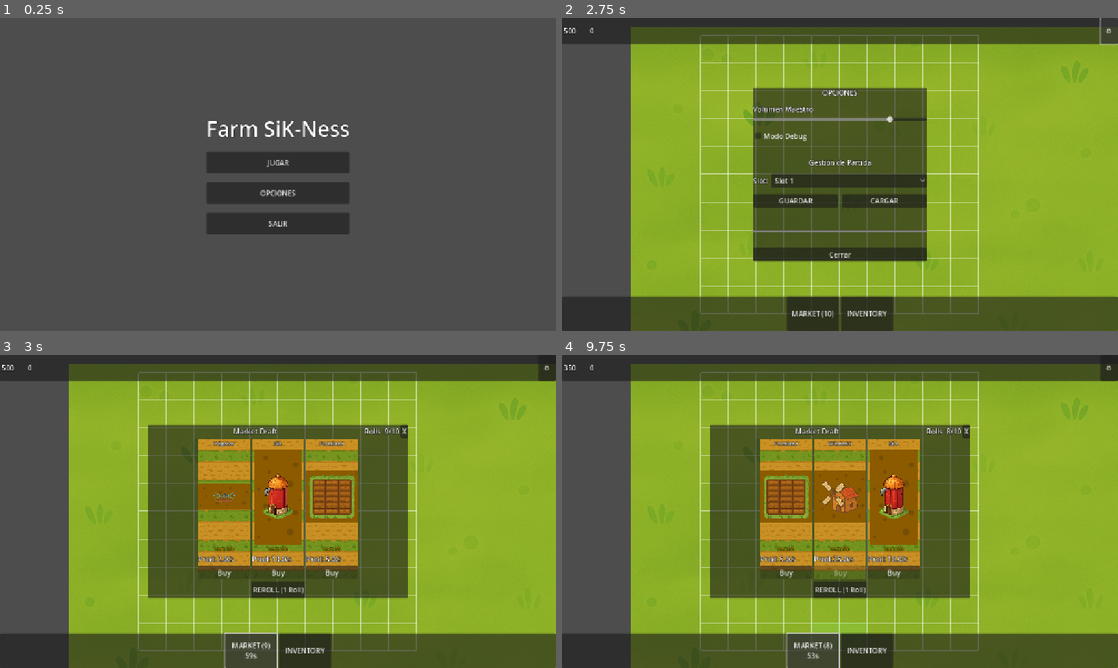
Above: before the commit, frames 1-4 (two rows, left to right).
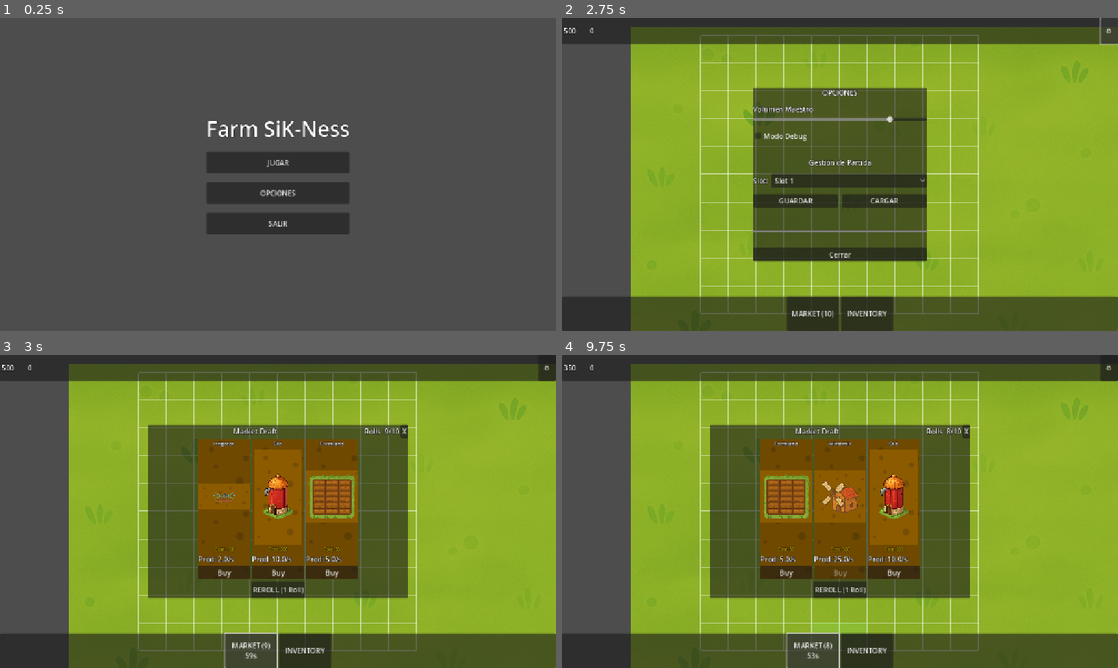
Above: after the commit, the same moments.

Repository: Kavalieri/Farm_SiK-Ness
Game: Godot game, scene res://scenes/ui/screens/MainMenu.tscn
Same seed, same stepped clock (60 frames per second), same inputs: the game is played once before the commit and once after it.
Inputs:
- Up to frame 1 (0.25 s): no input
- Up to frame 2 (2.75 s): click "JUGAR" at 0.5 s; click "NUEVA PARTIDA" at 1.25 s; click "⚙" at 2 s
- Up to frame 3 (3 s): click "MARKET (10)" at 2.75 s
- Up to frame 4 (9.75 s): click "MARKET (9) 59s" at 3.5 s; click "MARKET (9) 58s" at 4.25 s; click "MARKET (9) 57s" at 5 s; click "INVENTORY" at 5.75 s; click "MARKET (9) 56s" at 6.5 s; click "MARKET (9) 55s" at 7.25 s; click "MARKET (9) 54s" at 8 s; click "Buy" at 8.75 s; click "MARKET (9) 53s" at 9.5 s

Frames 1-2 are identical in both runs. In frame 3, 7.1% of the frame differs, in the area x 35-65%, y 26-72%; in frame 4, 6.3%.

Commit message:
fix: update UI card backgrounds to use tiled grid texture #10

Diff:
--- a/project/scripts/ui/components/DraftCard.gd
+++ b/project/scripts/ui/components/DraftCard.gd
@@ -18,10 +18,14 @@
 	production_label.text = "Prod: %.1f/s" % data.base_production
 
 	# Apply background style
-	var bg_texture = load("res://assets/background/vertical.png")
+	var bg_texture = load("res://assets/tiles/1x1-tile.png")
 	if bg_texture:
 		var style = StyleBoxTexture.new()
 		style.texture = bg_texture
+		style.axis_stretch_horizontal = StyleBoxTexture.AXIS_STRETCH_MODE_TILE
+		style.axis_stretch_vertical = StyleBoxTexture.AXIS_STRETCH_MODE_TILE
+		# Add some modulation to make it darker/different if needed, but user just asked for the tile
+		style.modulate_color = Color(0.8, 0.8, 0.8, 1.0) # Slight dim to make content pop
 		add_theme_stylebox_override("panel", style)
 
 	if not shape_display.resized.is_connected(_on_shape_display_resized):
--- a/project/scripts/ui/components/InventorySlot.gd
+++ b/project/scripts/ui/components/InventorySlot.gd
@@ -19,10 +19,13 @@
 	custom_minimum_size = Vector2(100, 120)
 
 	# Apply background style
-	var bg_texture = load("res://assets/background/vertical.png")
+	var bg_texture = load("res://assets/tiles/1x1-tile.png")
 	if bg_texture:
 		var style = StyleBoxTexture.new()
 		style.texture = bg_texture
+		style.axis_stretch_horizontal = StyleBoxTexture.AXIS_STRETCH_MODE_TILE
+		style.axis_stretch_vertical = StyleBoxTexture.AXIS_STRETCH_MODE_TILE
+		style.modulate_color = Color(0.8, 0.8, 0.8, 1.0)
 		add_theme_stylebox_override("normal", style)
 		add_theme_stylebox_override("hover", style)
 		add_theme_stylebox_override("pressed", style)
